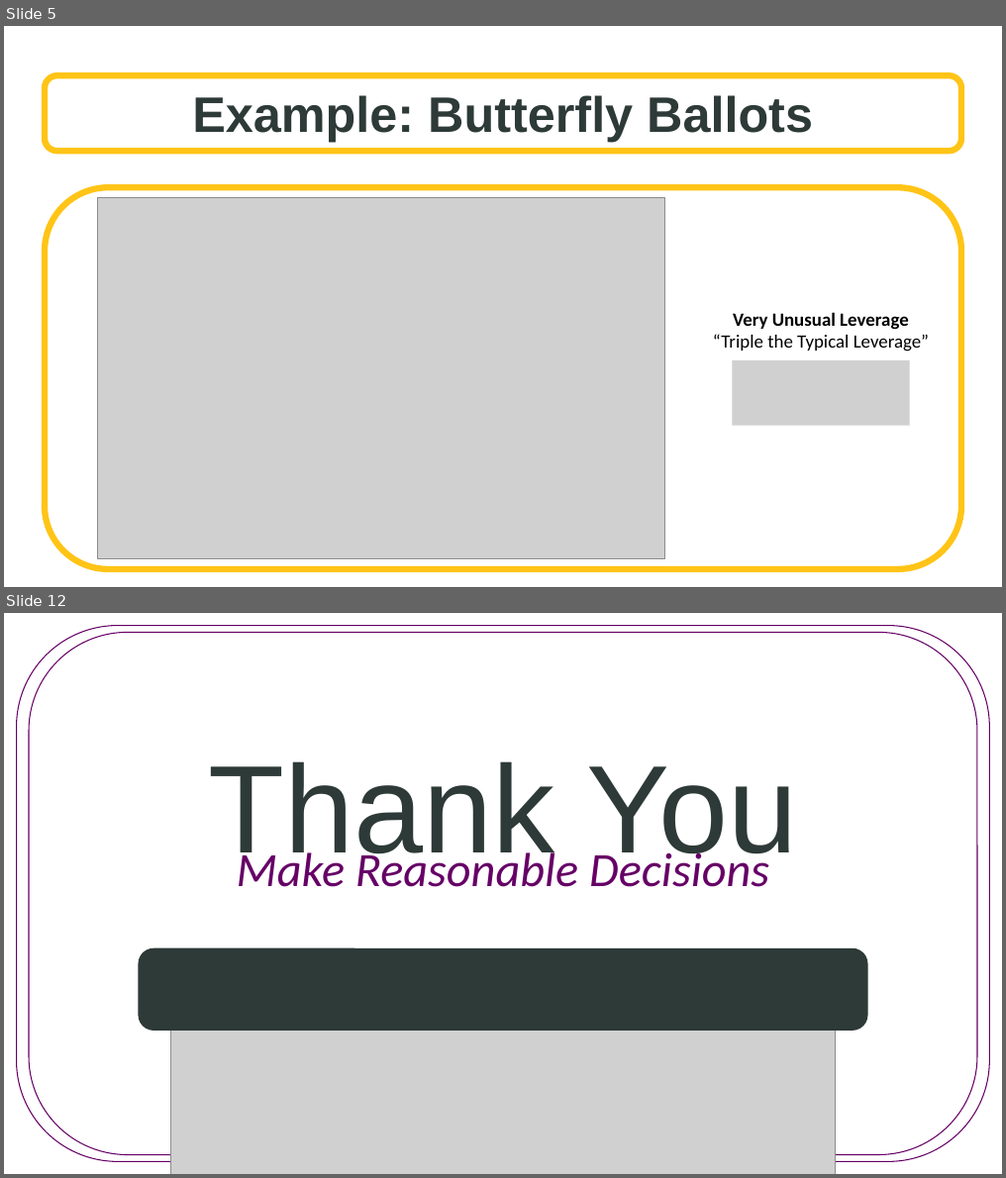
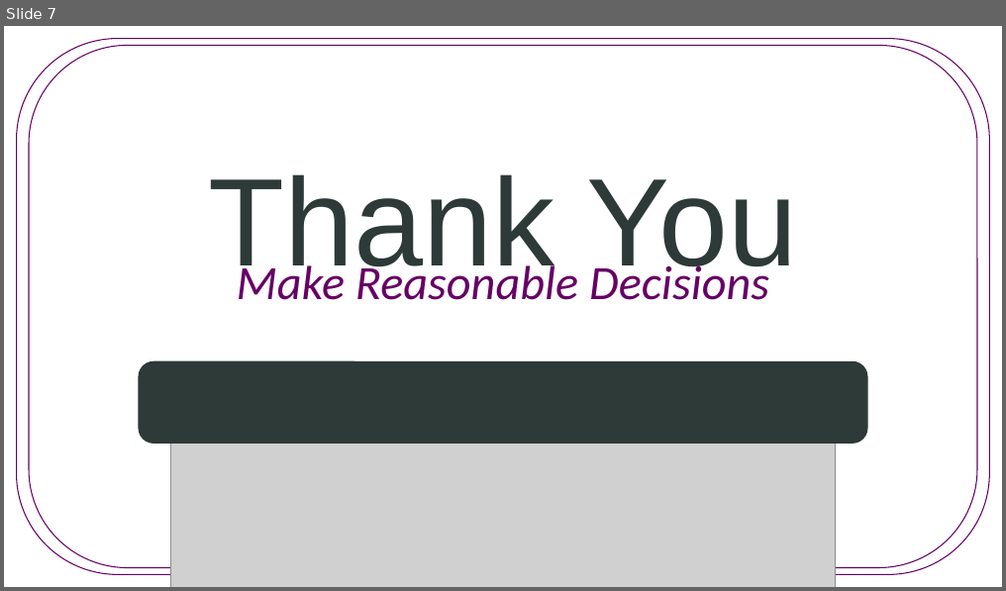
Before and after one commit to SuperMarioGiacomazzo/STOR455_WEBSITE, a slide deck: Lectures/11 - Regression and Correlation.pptx. Shown one above the other, each under a label of ours: slides 5 and 12 before the commit, slide 7 after it; the slides between them are not shown. The pictures are 1006x1178 and 1006x591 pixels, drawn with LibreOffice and Linux fonts; fonts in the diff are those of the drawing; grey boxes stand for pictures; background and template pictures are left out. Boxes give left, top, right and bottom in pixels: in the first picture for what was removed or moved away, otherwise in the second. Text is boxed around its words. In the diff, an @@ line names an element or a change of style, - is before the commit and + after.

```diff
--- a/Lectures/11 - Regression and Correlation.pptx
+++ b/Lectures/11 - Regression and Correlation.pptx
@@ slide 5 removed at (x1=4, y1=26, x2=1002, y2=587), background picture (left out) @@
@@ rounded rectangle removed at (x1=45, y1=76, x2=961, y2=151) @@
-Example: Butterfly Ballots
@@ rounded rectangle removed at (x1=45, y1=187, x2=961, y2=570) @@
@@ picture removed at (x1=98, y1=198, x2=665, y2=559) @@
@@ text removed at (x1=713, y1=312, x2=929, y2=352) @@
-Very Unusual Leverage
-“Triple the Typical Leverage”
@@ picture removed at (x1=733, y1=361, x2=910, y2=426) @@
@@ what was slide 12 is now slide 7 @@
```
Also in this commit, not shown: 1 slide changed, 5 slides added, 9 other slides removed, 8 other files.
